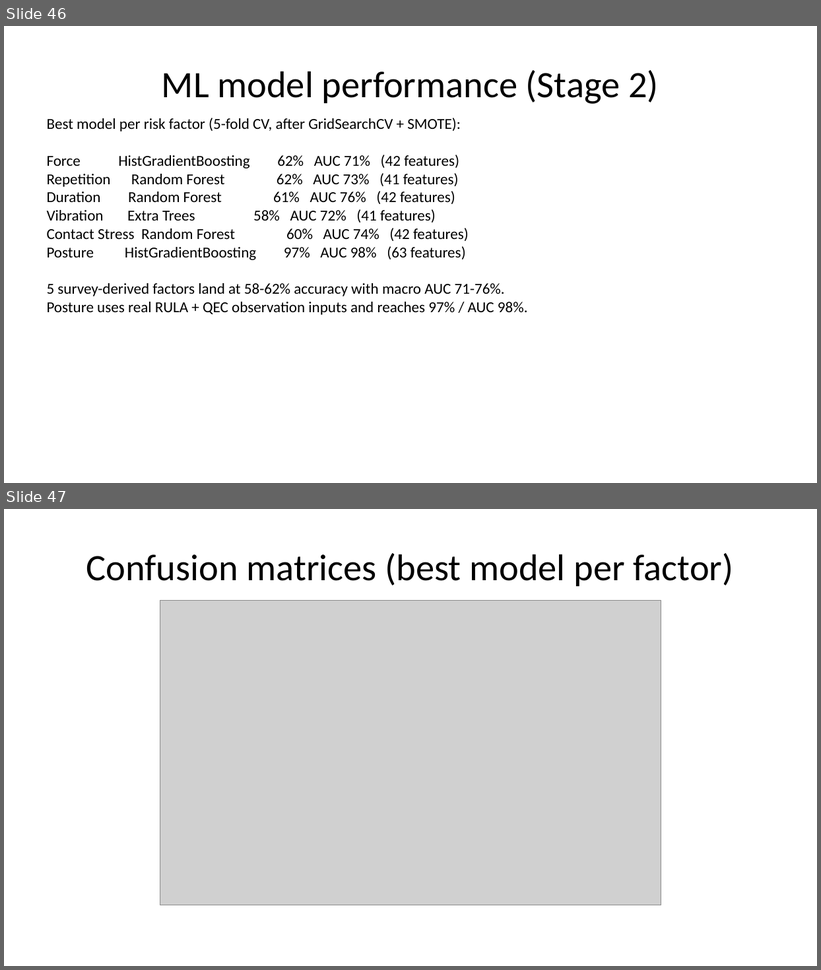
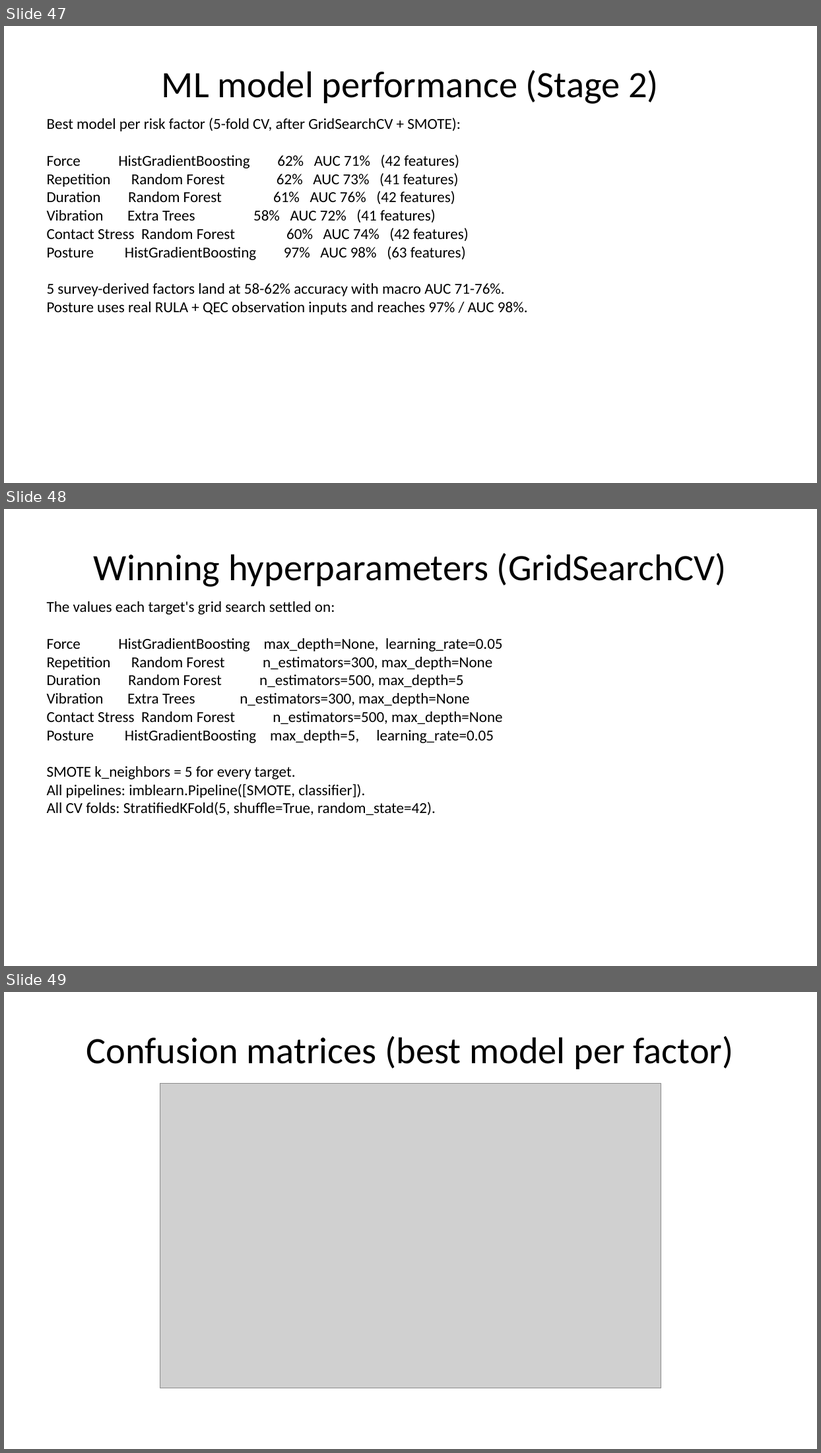
Before and after one commit to AilaVishnu/ergonomic-risk-factor-prediction, a slide deck: deck/Ergonomic_Risk_Factor_Prediction_Project_Plan_WITH_RESULTS.pptx. Shown one above the other, each under a label of ours: slides 46 and 47 before the commit, slides 47, 48 and 49 after it. The pictures are 821x970 and 821x1453 pixels, drawn with LibreOffice and Linux fonts; fonts in the diff are those of the drawing; grey boxes stand for pictures. Boxes give left, top, right and bottom in pixels: in the first picture for what was removed or moved away, otherwise in the second. Text is boxed around its words. In the diff, an @@ line names an element or a change of style, - is before the commit and + after.

Commit message:
Update deck builder + rebuild WITH_RESULTS.pptx (53 -> 61 slides)
8 new slides added so the deck matches what's now in PROJECT_REPORT.docx:
- Pipeline overview (the new methodology_flowchart.png) inserted right
  after the Results & Findings section header
- Winning hyperparameters text slide listing what GridSearchCV settled
  on per target (matches Table 10 in the doc)
- New 'Live web demo' section header
- 5 web-app screenshot slides showing the form sections and the
  prediction output (the same images embedded as Figures 11-15 in the
  doc, read from outputs/app_screenshots/ via a new
  add_screenshot_slide helper)

```diff
--- a/deck/Ergonomic_Risk_Factor_Prediction_Project_Plan_WITH_RESULTS.pptx
+++ b/deck/Ergonomic_Risk_Factor_Prediction_Project_Plan_WITH_RESULTS.pptx
@@ slide 48 added at <box>4,509,817,966</box>, background #FFFFFF @@
@@ title added at <box>94,553,726,587</box>, 44 pt, text #000000 @@
+Winning hyperparameters (GridSearchCV)
@@ text added at <box>47,601,503,815</box>, 18 pt, text #000000 @@
+The values each target's grid search settled on:
+Force HistGradientBoosting max_depth=None, learning_rate=0.05
+Repetition Random Forest n_estimators=300, max_depth=None
+Duration Random Forest n_estimators=500, max_depth=5
+Vibration Extra Trees n_estimators=300, max_depth=None
+Contact Stress Random Forest n_estimators=500, max_depth=None
+Posture HistGradientBoosting max_depth=5, learning_rate=0.05
+SMOTE k_neighbors = 5 for every target.
+All pipelines: imblearn.Pipeline([SMOTE, classifier]).
+All CV folds: StratifiedKFold(5, shuffle=True, random_state=42).
@@ what was slide 46 is now slide 47 @@
@@ what was slide 47 is now slide 49 @@
```
Also in this commit, not shown: 7 other slides added, 1 other file.
